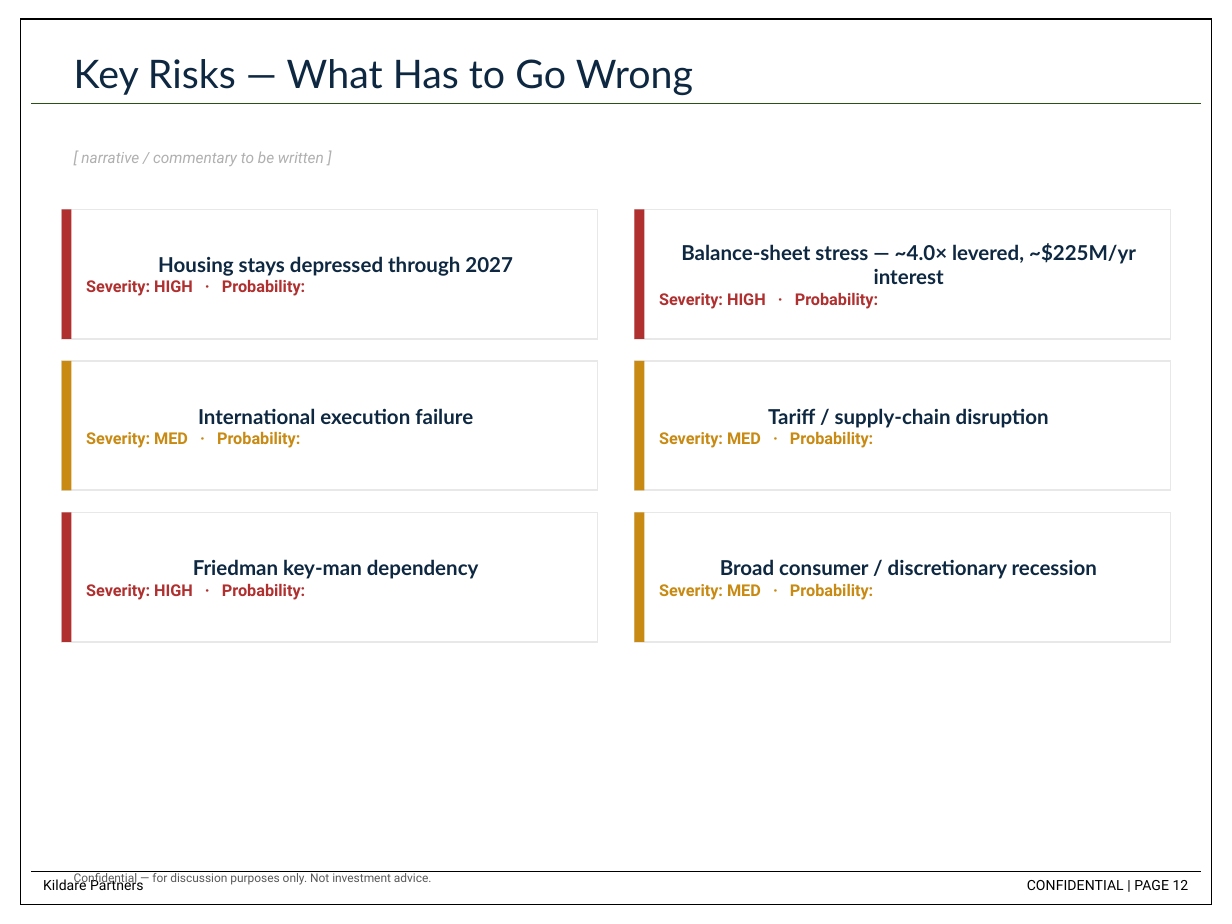
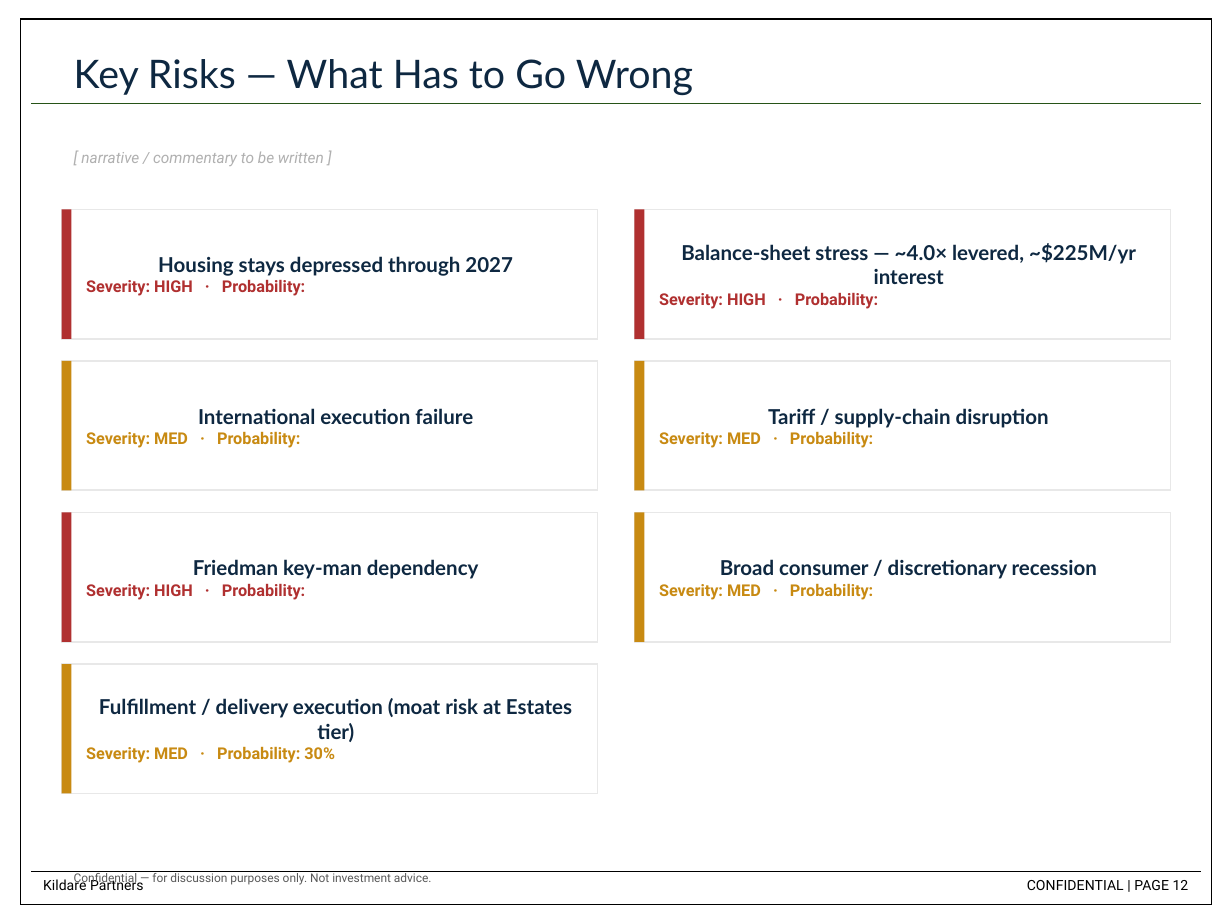
Before and after one commit to dchen88888/Nike-Stock-Pitch, a slide deck: slide 12 of RH_Stock_Pitch_updated.pptx. Drawn at 1232x924 pixels with LibreOffice and Linux fonts; fonts in the diff are those of the drawing. Boxes give left, top, right and bottom in pixels: in the first picture for what was removed or moved away, otherwise in the second. Text is boxed around its words. In the diff, an @@ line names an element or a change of style, - is before the commit and + after.

```diff
--- a/RH_Stock_Pitch_updated.pptx
+++ b/RH_Stock_Pitch_updated.pptx
@@ rectangle added at box(62, 664, 598, 793), fill #FFFFFF, outline #E8E8E8 1 pt, 12 pt, text #0E2841, bold @@
+Fulfillment / delivery execution (moat risk at Estates tier)
+Severity: MED · Probability: 30%
@@ rectangle added at box(62, 664, 71, 793), fill #C88A12 @@
```
